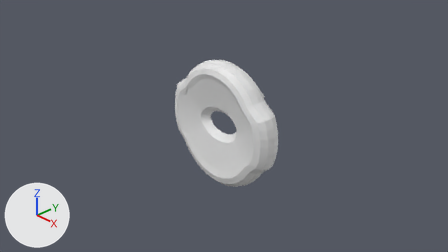
A saved change to the Blender file enemy.blend.
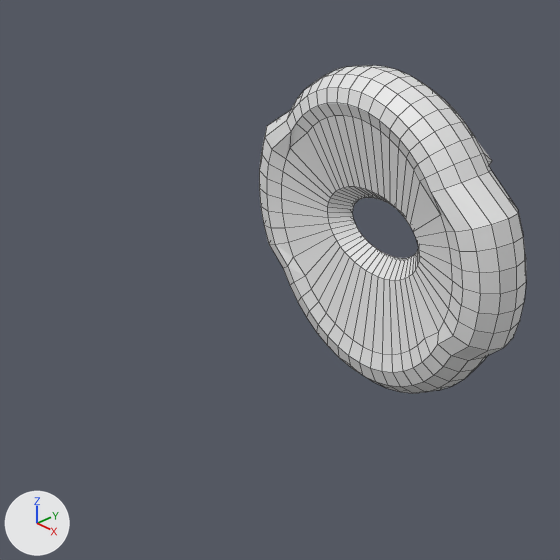
Each version is shown from the file's camera 'Camera', then close up on the part from 17% to 65% of the width and 14% to 100% of the height. The axes (+X, +Y, +Z) are drawn at lower left. The lights are the same throughout. The close-ups show mesh edges as thin lines.
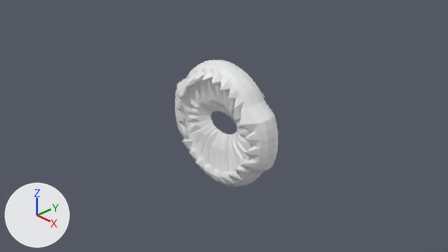
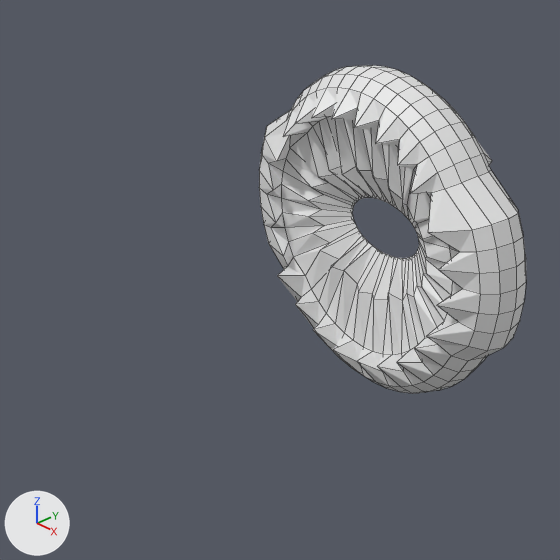
Location of each change, (x1, y1, x2, y2) in pixels of the close-ups (560 x 560 px):
'Torus', reshaped, modifiers changed: (259, 65, 526, 393) in both
part 1 of me_torus, cut back: before (259, 73, 501, 389); after (281, 117, 452, 354)

Diff of the bpy script that builds the scene:
```diff
--- a/enemy.blend.py
+++ b/enemy.blend.py
@@ mat_material @@
+mat_material = principled_material('Material')
+mat_material.base_color = (0.8, 0.8, 0.8)  # white #e7e7e7
@@ me_torus @@
 # used by ob_torus; location = (0.0, 0.0, 0.0); rotation_euler = (1.571, 0.0, 0.0), in degrees (90, 0, 0)
-me_torus.from_pydata(...)  # 576 vertices, 576 faces; spans x -1.25..1.25, y -1.24..1.17, z -0.41..0.25
+me_torus.from_pydata(...)  # 336 vertices, 288 faces; spans x -1.25..1.25, y -1.24..1.17, z -0.41..0.0
+# me_torus part 1
+# 240 vertices are removed from x -1.22..1.22, y -1.21..1.14, z 0.12..0.25
+# 288 faces are deleted
+# 21 vertices in x -0.6..0.6, y -0.47..0.47, z -0.12 move by (0.0, 0.0, -0.07)
+# 7 vertices in x 0.43..0.61, y -0.34..0.34, z -0.12 move by (-0.08, 0.0, 0.0)
+# 7 vertices in x -0.61..-0.43, y -0.34..0.34, z -0.12 move by (0.08, 0.0, 0.0)
+# 4 vertices move from x -0.23..0.3, y -0.44..0.44, z -0.12 to x -0.23..0.3, y -0.36..0.39, z -0.19..-0.12
+me_torus.materials.append(mat_material)  # white #e7e7e7
@@ ob_torus @@
 ob_torus.rotation_euler = (1.571, 0.0, 0.0)  # degrees (90, 0, 0)
+_m = ob_torus.modifiers.new('Mirror', 'MIRROR')
+_m.use_axis = (False, False, True)
```
